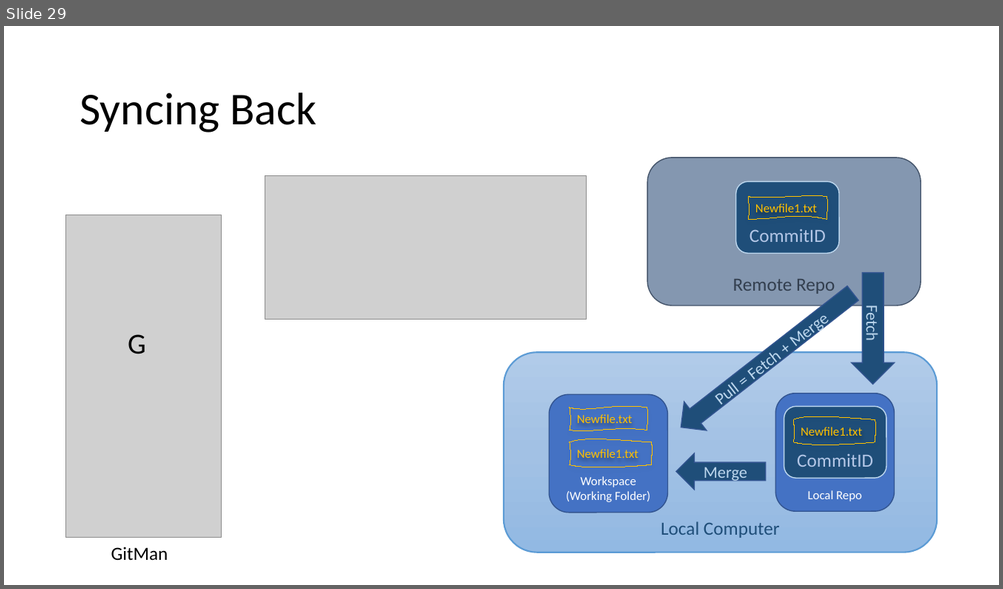
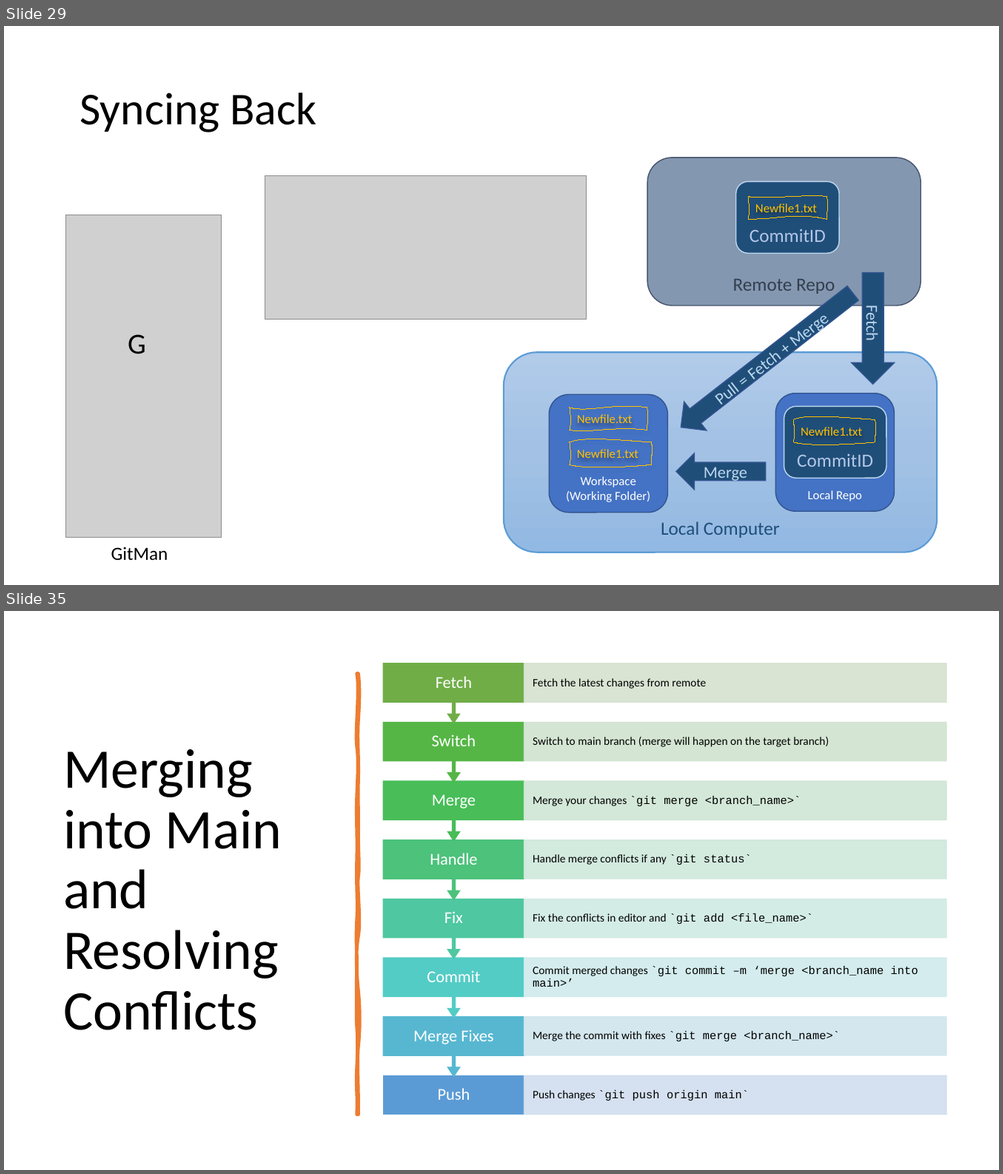
Before and after one commit to LearnWithCSA/GitWorkshop, a slide deck: SlideDeck/Git for Infra.pptx. Shown one above the other, each under a label of ours: slide 29 before the commit, slides 29 and 35 after it; the slides between them are not shown. The pictures are 1003x589 and 1003x1174 pixels, drawn with LibreOffice and Linux fonts; fonts in the diff are those of the drawing; grey boxes stand for pictures. Boxes give left, top, right and bottom in pixels: in the first picture for what was removed or moved away, otherwise in the second. Text is boxed around its words. In the diff, an @@ line names an element or a change of style, - is before the commit and + after.

```diff
--- a/SlideDeck/Git for Infra.pptx
+++ b/SlideDeck/Git for Infra.pptx
@@ slide 35 added at (x1=4, y1=611, x2=999, y2=1170), background #FFFFFF @@
@@ freeform shape added at (x1=357, y1=674, x2=358, y2=1116), fill #ED7D31, outline #ED7D31 3.25 pt @@
@@ group added at (x1=383, y1=664, x2=946, y2=1115): 16 texts, 9 rectangles, 7 up arrow callouts @@
+Push
+Push changes `git push origin main`
+Merge Fixes
+Merge the commit with fixes `git merge <branch_name>`
+Commit
+Commit merged changes `git commit –m ‘merge <branch_name into main>’
+Fix
+Fix the conflicts in editor and `git add <file_name>`
+Handle
+Handle merge conflicts if any `git status`
+Merge
+Merge your changes `git merge <branch_name>`
+Switch
+Switch to main branch (merge will happen on the target branch)
+Fetch
+Fetch the latest changes from remote
@@ title added at (x1=63, y1=749, x2=282, y2=1031), 54 pt, text #000000 @@
+Merging into Main and Resolving Conflicts
```
Also in this commit, not shown: 4 slides changed, 10 other slides added, 1 slide removed, 2 other files.
